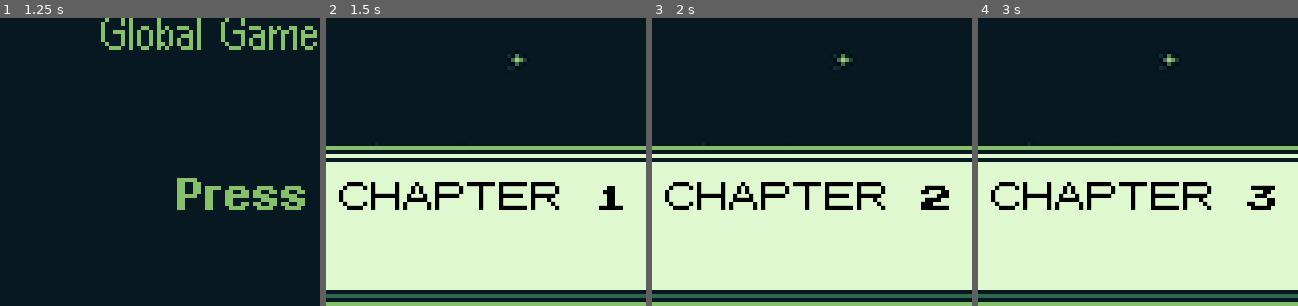
Above: before the commit, frames 1-4 (left to right).
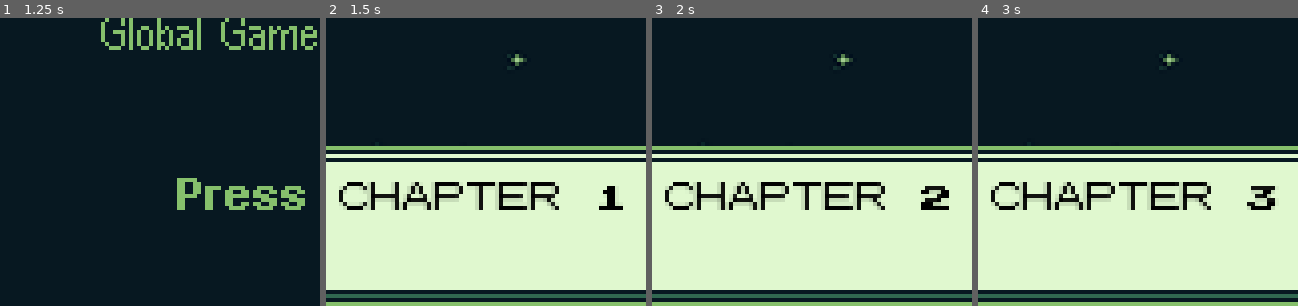
Above: after the commit, the same moments.

Repository: AniMerrill/RE-pear
Game: Godot game, scene res://Chapters/Intro.tscn
Two runs of this game, one before a commit and one after it. Both use one fixed random seed, a clock stepped at 60 frames per second and the inputs below.
Inputs:
- Up to frame 1 (1.25 s): tap Enter (ui_accept) at 0.5, 0.77 s; hold Right (ui_right) from 0.53 s (still down); tap Space at 0.6 s
- Up to frame 2 (1.5 s): release Right (ui_right) at 1.28 s; hold Down (ui_down) from 1.28 s (still down); tap Space at 1.35 s
- Up to frame 3 (2 s): keep holding Down (ui_down); tap Enter (ui_accept) at 1.52 s
- Up to frame 4 (3 s): tap Enter (ui_accept) at 2, 2.75 s; release Down (ui_down) at 2.03 s; hold Right (ui_right) 2.03-2.78 s; tap Space at 2.1, 2.85 s; hold Up (ui_up) from 2.78 s (still down)
The pictures show only the part of the screen within x 3-53%, y 50-100%; the shares and areas given below are measured in that part.

Frame 1 is identical in both runs. In frame 2, 1.9% of the frame differs, in the area x 4-93%, y 56-67%; in frame 3, 2.1%; in frame 4, 2.1%.

Commit message:
Optimized Project Settings

Diff:
--- a/project.godot
+++ b/project.godot
@@ -61,9 +61,16 @@
 [rendering]
 
 quality/driver/driver_name="GLES2"
+quality/intended_usage/framebuffer_allocation=0
+quality/intended_usage/framebuffer_allocation.mobile=0
+quality/2d/use_pixel_snap=true
 vram_compression/import_etc=true
 vram_compression/import_etc2=false
+quality/reflections/texture_array_reflections=false
+quality/reflections/high_quality_ggx=false
+environment/default_clear_color=Color( 0.301961, 0.301961, 0.301961, 1 )
 environment/default_environment="res://default_env.tres"
+quality/dynamic_fonts/use_oversampling=false
 
 [tiled_importer]
 
